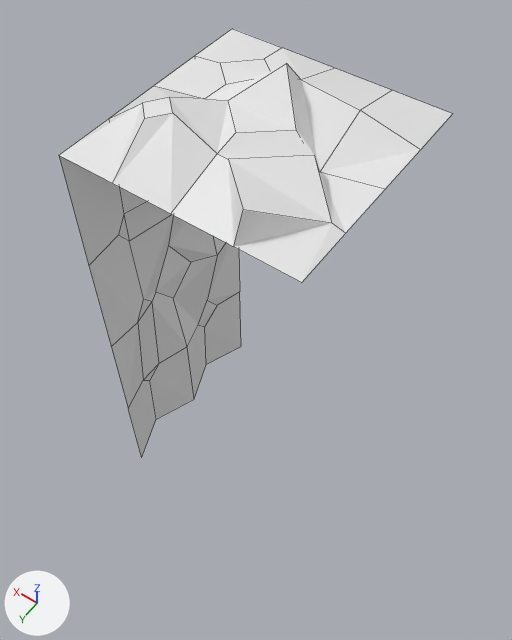
An edit to the Blender file GodotProject/VisualAssets/Blender/World/Walls.blend, drawn before and after from the same camera.
The view is the same before and after, from a 50 mm camera at (-1.19, 1.7, 3.83) aimed at (0.14, -0.17, 0.9). Arrows for +X, +Y and +Z are at lower left; the lights stay in place. Mesh edges are drawn as thin lines.

The scene before the commit, as lines of its bpy script (objects in view):
```python
me_wall1 = bpy.data.meshes.new('Wall1')
me_wall1.from_pydata(...)  # 42 vertices, 25 faces; spans x 0.45..0.6, y -0.5..0.5, z 0.0..2.25
me_walltop1 = bpy.data.meshes.new('WallTop1')
me_walltop1.from_pydata(...)  # 37 vertices, 20 faces; spans x -0.5..0.5, y -0.5..0.5, z 0.699..0.951
ob_wall1 = bpy.data.objects.new('Wall1', me_wall1)
ob_wall1.location = (0.0, 0.0, 0.0)
ob_walltop1 = bpy.data.objects.new('WallTop1', me_walltop1)
ob_walltop1.location = (0.0, 0.0, 1.5)
```
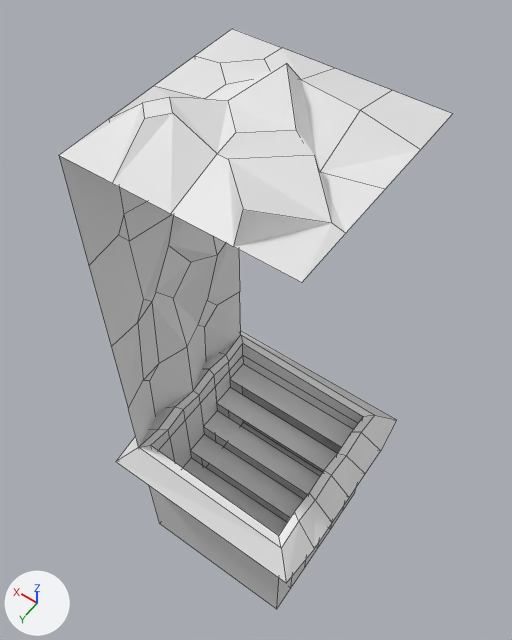
Location of each change, (x1, y1, x2, y2) in pixels of the pictures (512 x 640 px):
```json
{"object": "Stairs", "change": "added", "after": [116, 331, 396, 609]}
```

Edits to the scene script, one JSON object a line:
```json
{"op": "add", "block": "me_stairs", "code": ["me_stairs = bpy.data.meshes.new('Stairs')", "me_stairs.from_pydata(...)  # 122 vertices, 110 faces; spans x -0.631..0.631, y -0.607..0.607, z -1.0..0.133"]}
{"op": "add", "block": "ob_stairs", "code": ["ob_stairs = bpy.data.objects.new('Stairs', me_stairs)", "ob_stairs.location = (0.0, 0.0, 0.0)"]}
```
